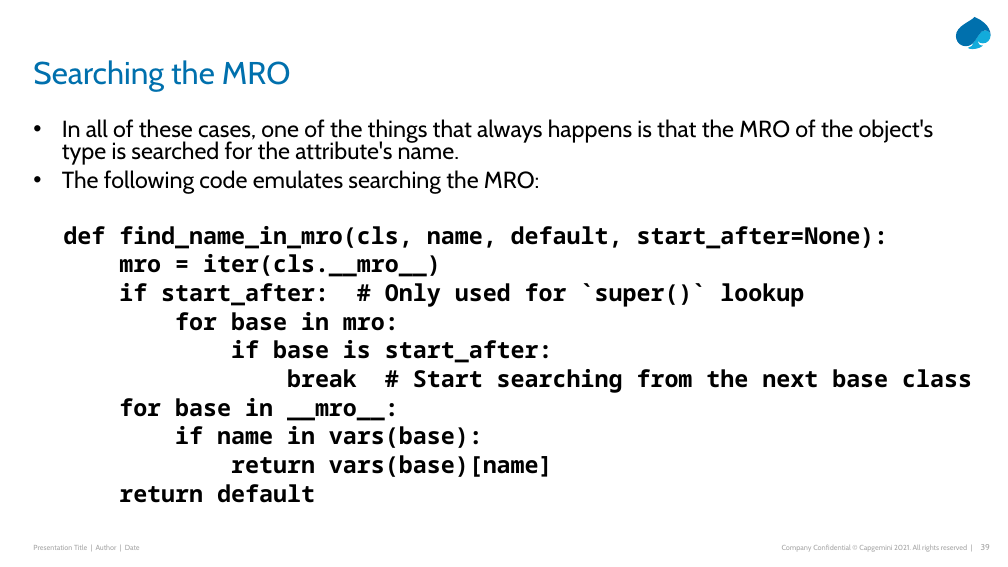
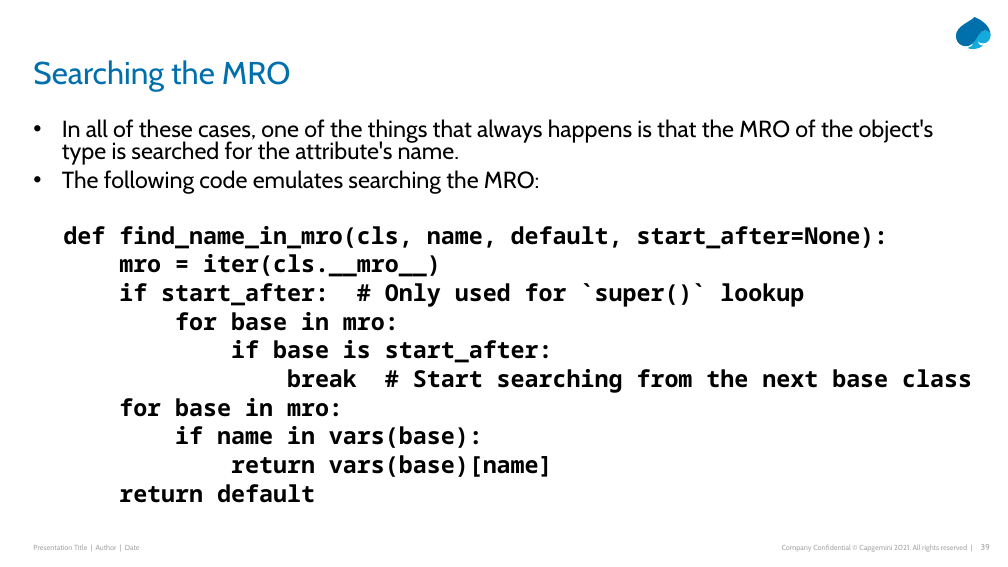
Before and after one commit to Python-Masterclass/Descriptors, a slide deck: slide 39 of Masterclass-6-descriptors.pptx. Drawn at 1008x567 pixels with LibreOffice and Linux fonts; fonts in the diff are those of the drawing. Boxes give left, top, right and bottom in pixels: in the first picture for what was removed or moved away, otherwise in the second. Text is boxed around its words. In the diff, an @@ line names an element or a change of style, - is before the commit and + after.

```diff
--- a/Masterclass-6-descriptors.pptx
+++ b/Masterclass-6-descriptors.pptx
@@ text at [119,398,343,417]: text changed @@
-      for base in __mro__:
+      for base in mro:
```
Also in this commit, not shown: 1 other slide changed, 2 slides added, 2 other files.
